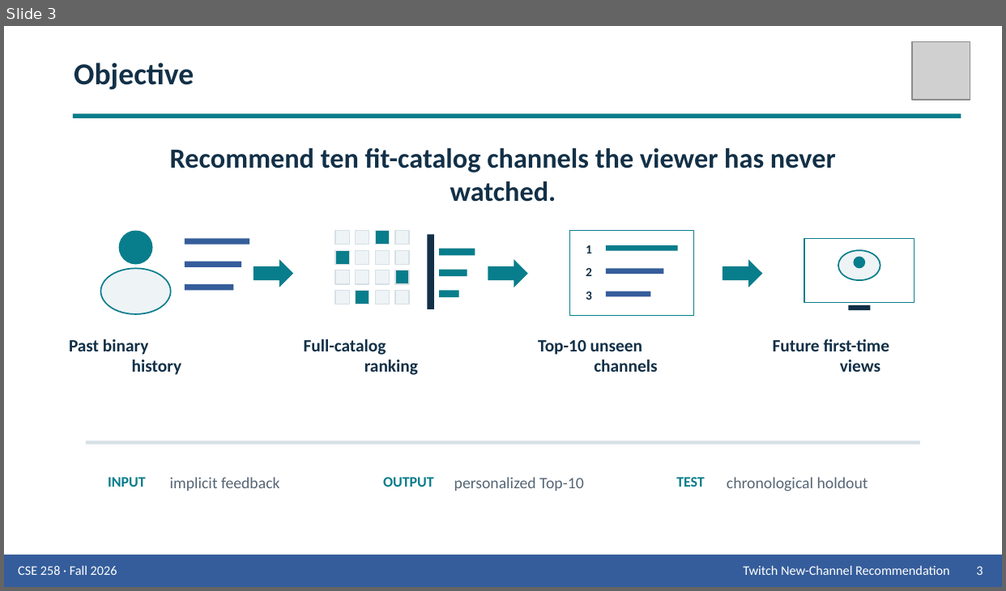
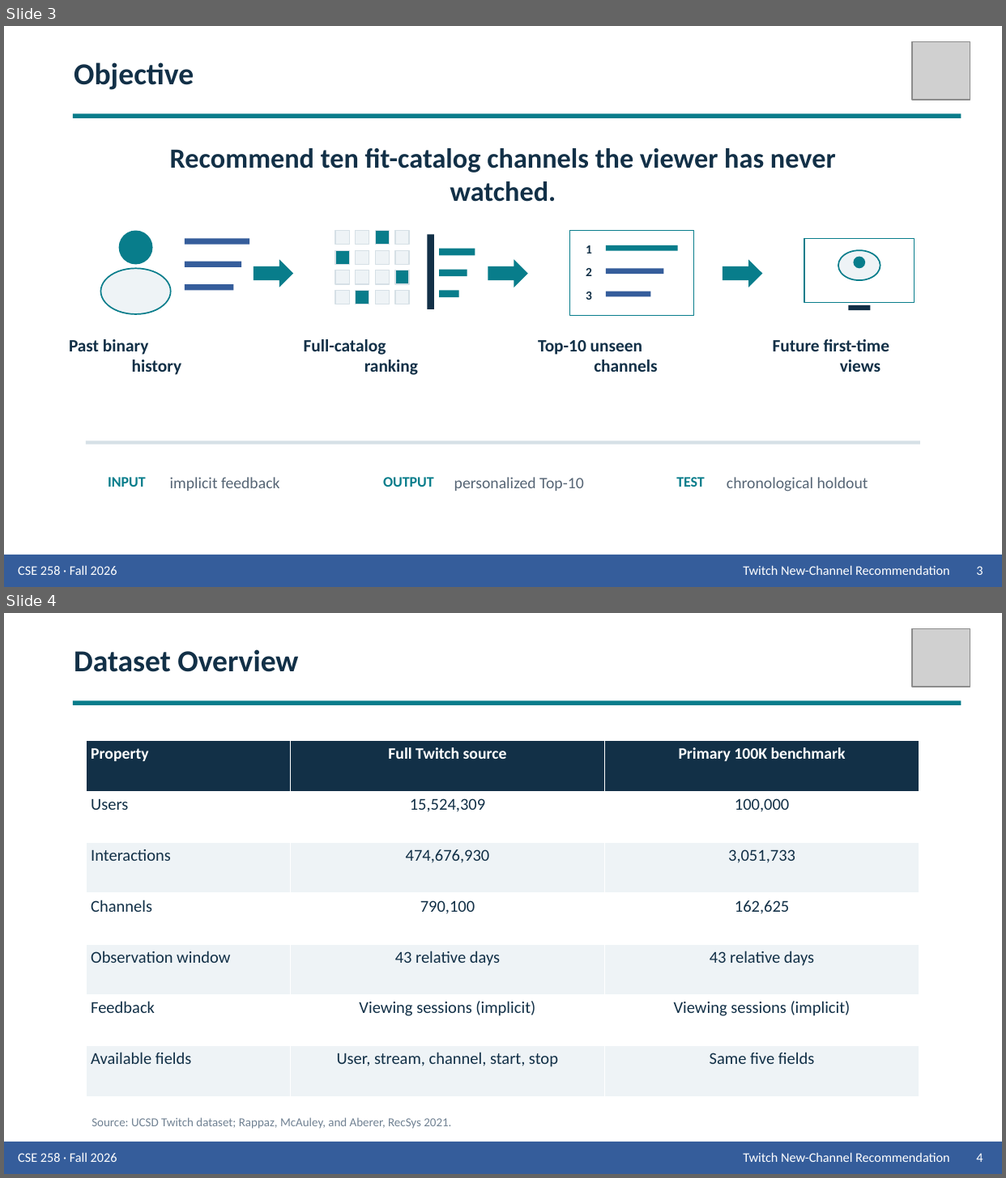
Before and after one commit to Wen-Chieh-Lo/You-know-who-did-God-did-, a slide deck: presentation/Group_9_Presentation_Twitch.pptx. Shown one above the other, each under a label of ours: slide 3 before the commit, slides 3 and 4 after it. The pictures are 1006x591 and 1006x1178 pixels, drawn with LibreOffice and Linux fonts; fonts in the diff are those of the drawing; grey boxes stand for pictures. Boxes give left, top, right and bottom in pixels: in the first picture for what was removed or moved away, otherwise in the second. Text is boxed around its words. In the diff, an @@ line names an element or a change of style, - is before the commit and + after.

Commit message:
Simplify dataset overview to one table

```diff
--- a/presentation/Group_9_Presentation_Twitch.pptx
+++ b/presentation/Group_9_Presentation_Twitch.pptx
@@ slide 4 added at bbox=[4, 613, 1002, 1174], background #FFFFFF @@
@@ picture added at bbox=[912, 629, 970, 687] @@
@@ text added at bbox=[74, 649, 298, 672], 22 pt, text #123047, bold @@
+Dataset Overview
@@ rectangle added at bbox=[73, 700, 961, 705], fill #087D8B @@
@@ table added at bbox=[86, 741, 919, 1097], 7 rows, 3 columns @@
+Property | Full Twitch source | Primary 100K benchmark
+Users | 15,524,309 | 100,000
+Interactions | 474,676,930 | 3,051,733
+Channels | 790,100 | 162,625
+Observation window | 43 relative days | 43 relative days
+Feedback | Viewing sessions (implicit) | Viewing sessions (implicit)
+Available fields | User, stream, channel, start, stop | Same five fields
@@ text added at bbox=[91, 1118, 451, 1129], 8.8 pt, text #718293 @@
+Source: UCSD Twitch dataset; Rappaz, McAuley, and Aberer, RecSys 2021.
@@ rectangle added at bbox=[4, 1142, 1002, 1174], fill #355D9B @@
@@ text added at bbox=[18, 1152, 117, 1162], 9.5 pt, text #FFFFFF @@
+CSE 258 · Fall 2026
@@ text added at bbox=[743, 1152, 950, 1162], 9.5 pt, text #FFFFFF @@
+Twitch New-Channel Recommendation
@@ text added at bbox=[976, 1153, 982, 1162], 9.5 pt, text #FFFFFF @@
+4
```
Also in this commit, not shown: 1 slide removed, 2 other files.
